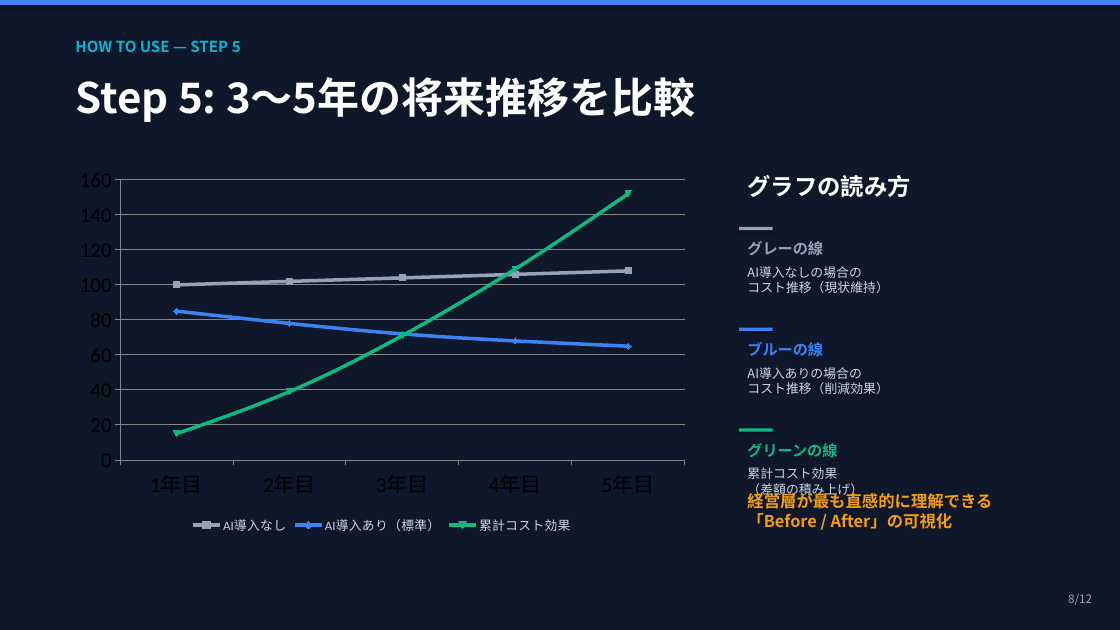
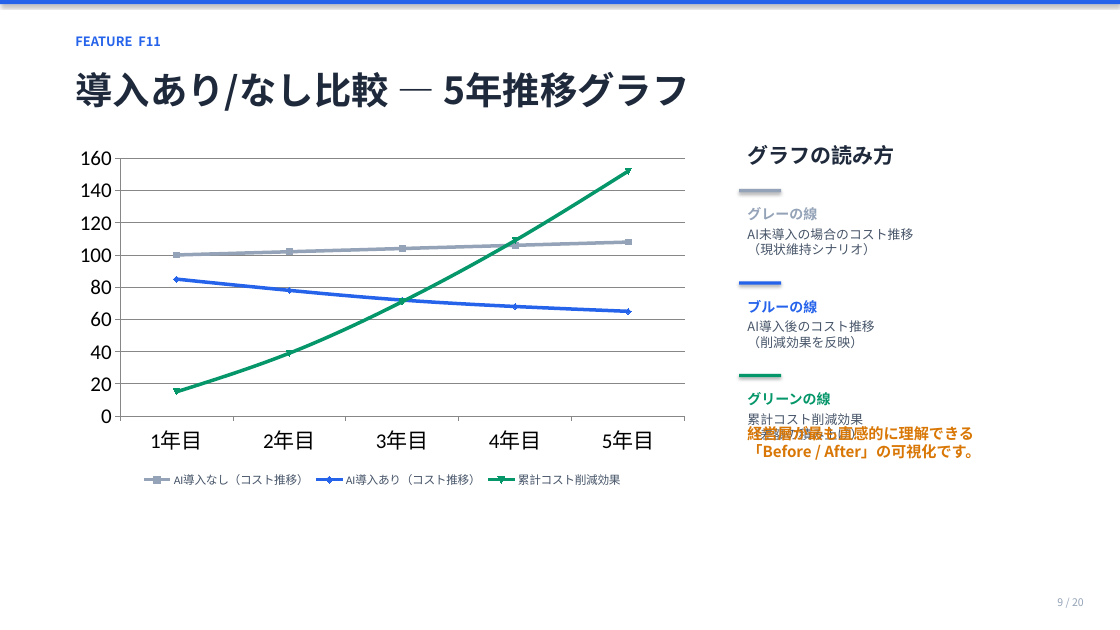
Before and after one commit to KazuyaMurayama/AI-ROI-simulator_v1, a slide deck: slide 9 of AI-ROI-Simulator_Guide.pptx (slide 8 before the commit). Drawn at 1120x630 pixels with LibreOffice and Linux fonts; fonts in the diff are those of the drawing. Boxes give left, top, right and bottom in pixels: in the first picture for what was removed or moved away, otherwise in the second. Text is boxed around its words. In the diff, an @@ line names an element or a change of style, - is before the commit and + after.

```diff
--- a/AI-ROI-Simulator_Guide.pptx
+++ b/AI-ROI-Simulator_Guide.pptx
@@ background #0F172A to #FFFFFF @@
@@ rectangle at [0,0,1120,4]: fill #3B82F6 to #2563EB @@
@@ text removed at [75,40,241,52] @@
-HOW TO USE — STEP 5
@@ text added at [75,36,161,46], 11 pt, text #2563EB, bold @@
+FEATURE F11
@@ text removed at [75,77,696,122] @@
-Step 5: 3〜5年の将来推移を比較
@@ text added at [75,72,689,111], 32 pt, text #1E293B, bold @@
+導入あり/なし比較 — 5年推移グラフ
@@ line chart at [67,139,697,492] @@
-AI導入なし: 100, 102, 104, 106, 108
+AI導入なし（コスト推移）: 100, 102, 104, 106, 108
-AI導入あり（標準）: 85, 78, 72, 68, 65
+AI導入あり（コスト推移）: 85, 78, 72, 68, 65
@@ colour of AI導入あり（コスト推移） #3B82F6 to #2563EB @@
-累計コスト効果: 15, 39, 71, 109, 152
+累計コスト削減効果: 15, 39, 71, 109, 152
@@ colour of 累計コスト削減効果 #10B981 to #059669 @@
@@ legend changed @@
@@ line chart: place and size @@
-line chart at [67,160,697,538]
+line chart at [67,139,697,492]
@@ text "グラフの読み方": place and size @@
-text "グラフの読み方" at [747,175,911,197]
+text "グラフの読み方" at [747,145,894,165]
@@ text "グラフの読み方" at [747,145,894,165]: size 20 to 18 pt, text colour #FFFFFF to #1E293B @@
@@ text "グレーの線": place and size @@
-text "グレーの線" at [747,241,823,256]
+text "グレーの線" at [747,207,817,220]
@@ text "グレーの線" at [747,207,817,220]: size 13 to 12 pt @@
@@ rectangle: place and size @@
-rectangle at [739,227,773,230]
+rectangle at [739,189,781,192]
@@ text at [747,228,913,255]: text changed; text colour #CBD5E1 to #475569 @@
-AI導入なしの場合の
-コスト推移（現状維持）
+AI未導入の場合のコスト推移
+（現状維持シナリオ）
@@ text "ブルーの線": place and size @@
-text "ブルーの線" at [747,342,823,357]
+text "ブルーの線" at [747,300,817,314]
@@ text "ブルーの線" at [747,300,817,314]: size 13 to 12 pt, text colour #3B82F6 to #2563EB @@
@@ rectangle at [739,281,781,285]: fill #3B82F6 to #2563EB @@
@@ rectangle: place and size @@
-rectangle at [739,328,773,331]
+rectangle at [739,281,781,285]
@@ text at [747,320,874,348]: text changed; text colour #CBD5E1 to #475569 @@
-AI導入ありの場合の
-コスト推移（削減効果）
+AI導入後のコスト推移
+（削減効果を反映）
@@ text "グリーンの線": place and size @@
-text "グリーンの線" at [747,443,837,458]
+text "グリーンの線" at [747,392,830,406]
@@ text "グリーンの線" at [747,392,830,406]: size 13 to 12 pt, text colour #10B981 to #059669 @@
@@ rectangle: place and size @@
-rectangle at [739,429,773,432]
+rectangle at [739,374,781,377]
@@ rectangle at [739,374,781,377]: fill #10B981 to #059669 @@
@@ text at [747,413,863,444]: text changed; text colour #CBD5E1 to #475569 @@
-累計コスト効果
-（差額の積み上げ）
+累計コスト削減効果
+（差額の積み上げ）
@@ text at [747,424,980,459]: text changed; size 14 to 13 pt; text colour #F59E0B to #D97706 @@
-経営層が最も直感的に理解できる
-「Before / After」の可視化
+経営層が最も直感的に理解できる
+「Before / After」の可視化です。
@@ text added at [1057,598,1084,606], 9 pt, text #94A3B8 @@
+9 / 20
@@ text removed at [1068,594,1092,605] @@
-8/12
```
Also in this commit, not shown: 11 other slides changed, 8 slides added, 2 other files.
